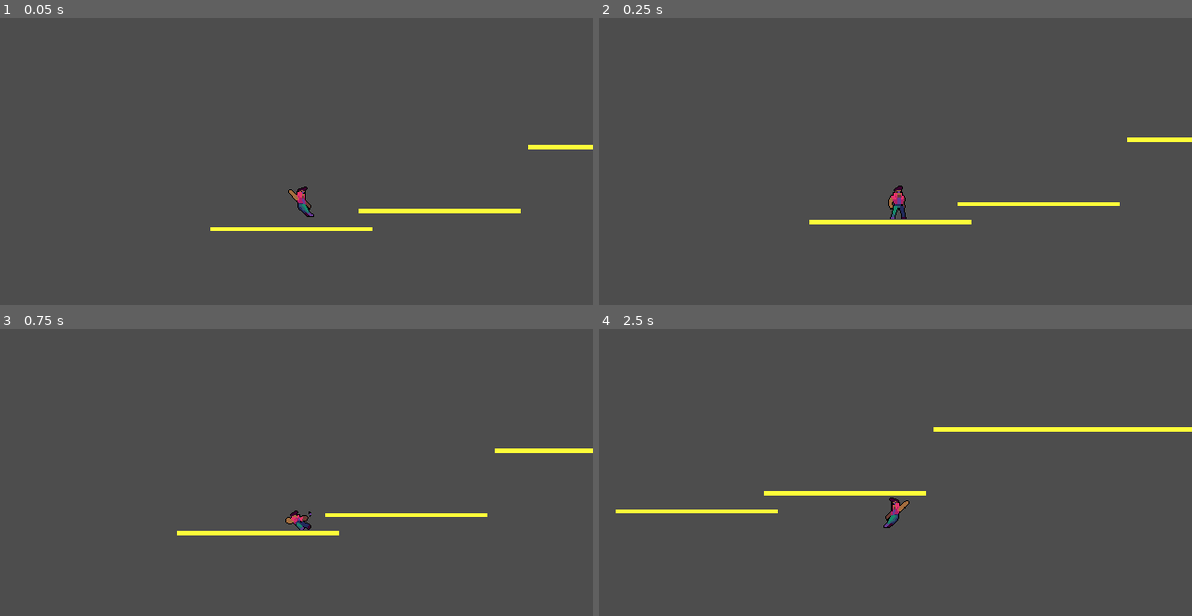
Above: before the commit, frames 1-4 (two rows, left to right).
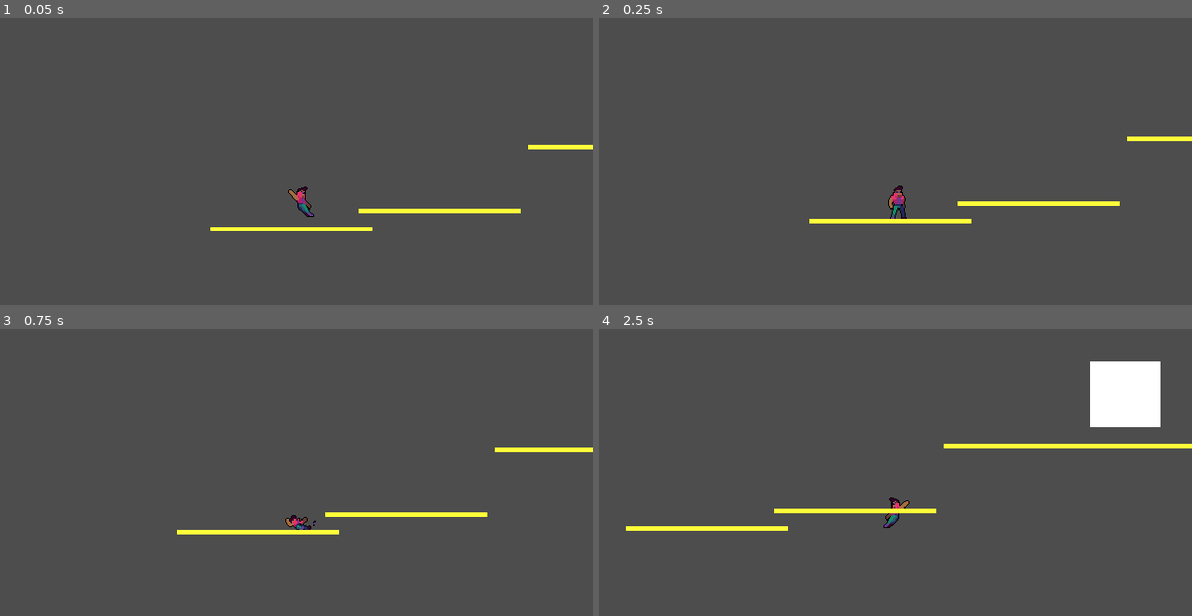
Above: after the commit, the same moments.

Repository: NoahKise/Max_Rush
Game: Godot game, scene res://scenes/world.tscn
Same seed, same stepped clock (60 frames per second), same inputs: the game is played once before the commit and once after it.
Inputs:
- Up to frame 1 (0.05 s): no input
- Up to frame 2 (0.25 s): no input
- Up to frame 3 (0.75 s): hold D (move_right) from 0.53 s (still down); hold S (slide) from 0.53 s (still down)
- Up to frame 4 (2.5 s): tap Space (jump) at 0.77, 0.8, 1.07, 1.35, 1.52, 1.82, 2.3 s; release S (slide) at 1.28 s; tap S (slide) at 1.55 s; release D (move_right) at 2.03 s; hold A (move_left) from 2.03 s (still down); hold S (slide) from 2.03 s (still down)

Frame 1 is identical in both runs. In frame 2, 0.3% of the frame differs, in the area x 35-100%, y 41-72%; in frame 3, 0.5%; in frame 4, 5.8%, in the area x 2-100%, y 11-71%.

Commit message:
duck and slide cshape

Diff:
--- /dev/null
+++ b/resources/player_sliding_cshape.tres
@@ -0,0 +1,4 @@
+[gd_resource type="RectangleShape2D" format=3 uid="uid://c50fp70qw8vvp"]
+
+[resource]
+size = Vector2(36, 28)
--- /dev/null
+++ b/resources/player_standing_cshape.tres
@@ -0,0 +1,4 @@
+[gd_resource type="RectangleShape2D" format=3 uid="uid://diwhf8ls4jmbg"]
+
+[resource]
+size = Vector2(30, 50)
--- /dev/null
+++ b/scenes/box.tscn
@@ -0,0 +1,18 @@
+[gd_scene load_steps=3 format=3 uid="uid://bgrf1ubq03q6y"]
+
+[sub_resource type="QuadMesh" id="QuadMesh_5efol"]
+
+[sub_resource type="RectangleShape2D" id="RectangleShape2D_el0po"]
+size = Vector2(126, 118)
+
+[node name="Box" type="StaticBody2D"]
+position = Vector2(520, -100)
+
+[node name="MeshInstance2D" type="MeshInstance2D" parent="."]
+position = Vector2(-213.75, 8.24999)
+scale = Vector2(125.5, 117.5)
+mesh = SubResource("QuadMesh_5efol")
+
+[node name="CollisionShape2D" type="CollisionShape2D" parent="."]
+position = Vector2(-214, 8)
+shape = SubResource("RectangleShape2D_el0po")
--- a/scenes/player.tscn
+++ b/scenes/player.tscn
@@ -1,14 +1,167 @@
-[gd_scene load_steps=16 format=3 uid="uid://didg2tm83550w"]
+[gd_scene load_steps=17 format=3 uid="uid://didg2tm83550w"]
 
 [ext_resource type="Script" path="res://scripts/player.gd" id="1_x677n"]
 [ext_resource type="Texture2D" uid="uid://828jnuhs2pf6" path="res://assets/textures/Biker_idle.png" id="2_hovvt"]
 [ext_resource type="Texture2D" uid="uid://cxuxabcick3k6" path="res://assets/textures/Biker_run.png" id="3_eiany"]
+[ext_resource type="Shape2D" uid="uid://diwhf8ls4jmbg" path="res://resources/player_standing_cshape.tres" id="3_nhkrg"]
 [ext_resource type="Texture2D" uid="uid://beuf7hetbnnux" path="res://assets/textures/Biker_jump.png" id="4_cgqnh"]
 [ext_resource type="Texture2D" uid="uid://bh3rcqgkyurow" path="res://assets/textures/Biker_doublejump.png" id="5_6gdy5"]
 [ext_resource type="Texture2D" uid="uid://du5k5jl7xpctq" path="res://assets/textures/Biker_death.png" id="6_s58s8"]
 
-[sub_resource type="RectangleShape2D" id="RectangleShape2D_j5y88"]
-size = Vector2(30, 50)
+[sub_resource type="Animation" id="Animation_ky6l1"]
+length = 0.001
+tracks/0/type = "value"
+tracks/0/imported = false
+tracks/0/enabled = true
+tracks/0/path = NodePath("Sprite2D:texture")
+tracks/0/interp = 1
+tracks/0/loop_wrap = true
+tracks/0/keys = {
+"times": PackedFloat32Array(0),
+"transitions": PackedFloat32Array(1),
+"update": 1,
+"values": [ExtResource("2_hovvt")]
+}
+tracks/1/type = "value"
+tracks/1/imported = false
+tracks/1/enabled = true
+tracks/1/path = NodePath("Sprite2D:hframes")
+tracks/1/interp = 1
+tracks/1/loop_wrap = true
+tracks/1/keys = {
+"times": PackedFloat32Array(0),
+"transitions": PackedFloat32Array(1),
+"update": 1,
+"values": [4]
+}
+tracks/2/type = "value"
+tracks/2/imported = false
+tracks/2/enabled = true
+tracks/2/path = NodePath("Sprite2D:vframes")
+tracks/2/interp = 1
+tracks/2/loop_wrap = true
+tracks/2/keys = {
+"times": PackedFloat32Array(0),
+"transitions": PackedFloat32Array(1),
+"update": 1,
+"values": [1]
+}
+tracks/3/type = "value"
+tracks/3/imported = false
+tracks/3/enabled = true
+tracks/3/path = NodePath("Sprite2D:frame")
+tracks/3/interp = 1
+tracks/3/loop_wrap = true
+tracks/3/keys = {
+"times": PackedFloat32Array(0),
+"transitions": PackedFloat32Array(1),
+"update": 1,
+"values": [0]
+}
+
+[sub_resource type="Animation" id="Animation_aaxah"]
+resource_name = "double_jump"
+length = 0.6
+tracks/0/type = "value"
+tracks/0/imported = false
+tracks/0/enabled = true
+tracks/0/path = NodePath("Sprite2D:texture")
+tracks/0/interp = 1
+tracks/0/loop_wrap = true
+tracks/0/keys = {
+"times": PackedFloat32Array(0),
+"transitions": PackedFloat32Array(1),
+"update": 1,
+"values": [ExtResource("5_6gdy5")]
+}
+tracks/1/type = "value"
+tracks/1/imported = false
+tracks/1/enabled = true
+tracks/1/path = NodePath("Sprite2D:hframes")
+tracks/1/interp = 1
+tracks/1/loop_wrap = true
+tracks/1/keys = {
+"times": PackedFloat32Array(0),
+"transitions": PackedFloat32Array(1),
+"update": 1,
+"values": [6]
+}
+tracks/2/type = "value"
+tracks/2/imported = false
+tracks/2/enabled = true
+tracks/2/path = NodePath("Sprite2D:vframes")
+tracks/2/interp = 1
+tracks/2/loop_wrap = true
+tracks/2/keys = {
+"times": PackedFloat32Array(0),
+"transitions": PackedFloat32Array(1),
+"update": 1,
+"values": [1]
+}
+tracks/3/type = "value"
+tracks/3/imported = false
+tracks/3/enabled = true
+tracks/3/path = NodePath("Sprite2D:frame")
+tracks/3/interp = 1
+tracks/3/loop_wrap = true
+tracks/3/keys = {
+"times": PackedFloat32Array(0, 0.1, 0.2, 0.3, 0.4, 0.5),
+"transitions": PackedFloat32Array(1, 1, 1, 1, 1, 1),
+"update": 1,
+"values": [0, 1, 2, 3, 4, 5]
+}
+
+[sub_resource type="Animation" id="Animation_45kvv"]
+resource_name = "fall"
+length = 0.4
+tracks/0/type = "value"
+tracks/0/imported = false
+tracks/0/enabled = true
+tracks/0/path = NodePath("Sprite2D:texture")
+tracks/0/interp = 1
+tracks/0/loop_wrap = true
+tracks/0/keys = {
+"times": PackedFloat32Array(0),
+"transitions": PackedFloat32Array(1),
+"update": 1,
+"values": [ExtResource("4_cgqnh")]
+}
+tracks/1/type = "value"
+tracks/1/imported = false
+tracks/1/enabled = true
+tracks/1/path = NodePath("Sprite2D:hframes")
+tracks/1/interp = 1
+tracks/1/loop_wrap = true
+tracks/1/keys = {
+"times": PackedFloat32Array(0),
+"transitions": PackedFloat32Array(1),
+"update": 1,
+"values": [4]
+}
+tracks/2/type = "value"
+tracks/2/imported = false
+tracks/2/enabled = true
+tracks/2/path = NodePath("Sprite2D:vframes")
+tracks/2/interp = 1
+tracks/2/loop_wrap = true
+tracks/2/keys = {
+"times": PackedFloat32Array(0),
+"transitions": PackedFloat32Array(1),
+"update": 1,
+"values": [1]
+}
+tracks/3/type = "value"
+tracks/3/imported = false
+tracks/3/enabled = true
+tracks/3/path = NodePath("Sprite2D:frame")
+tracks/3/interp = 1
+tracks/3/loop_wrap = true
+tracks/3/keys = {
+"times": PackedFloat32Array(0, 0.2),
+"transitions": PackedFloat32Array(1, 1),
+"update": 1,
+"values": [2, 3]
+}
 
 [sub_resource type="Animation" id="Animation_0taay"]
 resource_name = "idle"
@@ -63,19 +216,20 @@
 "values": [0, 1, 2, 3]
 }
 
-[sub_resource type="Animation" id="Animation_ky6l1"]
-length = 0.001
-tracks/0/type = "value"
-tracks/0/imported = false
-tracks/0/enabled = true
-tracks/0/path = NodePath("Sprite2D:texture")
-tracks/0/interp = 1
-tracks/0/loop_wrap = true
-tracks/0/keys = {
-"times": PackedFloat32Array(0),
-"transitions": PackedFloat32Array(1),
-"update": 1,
-"values": [ExtResource("2_hovvt")]
+[sub_resource type="Animation" id="Animation_3aihr"]
+resource_name = "jump"
+length = 0.4
+tracks/0/type = "value"
+tracks/0/imported = false
+tracks/0/enabled = true
+tracks/0/path = NodePath("Sprite2D:texture")
+tracks/0/interp = 1
+tracks/0/loop_wrap = true
+tracks/0/keys = {
+"times": PackedFloat32Array(0),
+"transitions": PackedFloat32Array(1),
+"update": 1,
+"values": [ExtResource("4_cgqnh")]
 }
 tracks/1/type = "value"
 tracks/1/imported = false
@@ -108,10 +262,10 @@
 tracks/3/interp = 1
 tracks/3/loop_wrap = true
 tracks/3/keys = {
-"times": PackedFloat32Array(0),
-"transitions": PackedFloat32Array(1),
-"update": 1,
-"values": [0]
+"times": PackedFloat32Array(0, 0.2),
+"transitions": PackedFloat32Array(1, 1),
+"update": 1,
+"values": [0, 1]
 }
 
 [sub_resource type="Animation" id="Animation_5abmn"]
@@ -167,162 +321,6 @@
 "values": [0, 1, 2, 3, 4, 5]
 }
 
-[sub_resource type="Animation" id="Animation_3aihr"]
-resource_name = "jump"
-length = 0.4
-tracks/0/type = "value"
-tracks/0/imported = false
-tracks/0/enabled = true
-tracks/0/path = NodePath("Sprite2D:texture")
-tracks/0/interp = 1
-tracks/0/loop_wrap = true
-tracks/0/keys = {
-"times": PackedFloat32Array(0),
-"transitions": PackedFloat32Array(1),
-"update": 1,
-"values": [ExtResource("4_cgqnh")]
-}
-tracks/1/type = "value"
-tracks/1/imported = false
-tracks/1/enabled = true
-tracks/1/path = NodePath("Sprite2D:hframes")
-tracks/1/interp = 1
-tracks/1/loop_wrap = true
-tracks/1/keys = {
-"times": PackedFloat32Array(0),
-"transitions": PackedFloat32Array(1),
-"update": 1,
-"values": [4]
-}
-tracks/2/type = "value"
-tracks/2/imported = false
-tracks/2/enabled = true
-tracks/2/path = NodePath("Sprite2D:vframes")
-tracks/2/interp = 1
-tracks/2/loop_wrap = true
-tracks/2/keys = {
-"times": PackedFloat32Array(0),
-"transitions": PackedFloat32Array(1),
-"update": 1,
-"values": [1]
-}
-tracks/3/type = "value"
-tracks/3/imported = false
-tracks/3/enabled = true
-tracks/3/path = NodePath("Sprite2D:frame")
-tracks/3/interp = 1
-tracks/3/loop_wrap = true
-tracks/3/keys = {
-"times": PackedFloat32Array(0, 0.2),
-"transitions": PackedFloat32Array(1, 1),
-"update": 1,
-"values": [0, 1]
-}
-
-[sub_resource type="Animation" id="Animation_45kvv"]
-resource_name = "fall"
-length = 0.4
-tracks/0/type = "value"
-tracks/0/imported = false
-tracks/0/enabled = true
-tracks/0/path = NodePath("Sprite2D:texture")
-tracks/0/interp = 1
-tracks/0/loop_wrap = true
-tracks/0/keys = {
-"times": PackedFloat32Array(0),
-"transitions": PackedFloat32Array(1),
-"update": 1,
-"values": [ExtResource("4_cgqnh")]
-}
-tracks/1/type = "value"
-tracks/1/imported = false
-tracks/1/enabled = true
-tracks/1/path = NodePath("Sprite2D:hframes")
-tracks/1/interp = 1
-tracks/1/loop_wrap = true
-tracks/1/keys = {
-"times": PackedFloat32Array(0),
-"transitions": PackedFloat32Array(1),
-"update": 1,
-"values": [4]
-}
-tracks/2/type = "value"
-tracks/2/imported = false
-tracks/2/enabled = true
-tracks/2/path = NodePath("Sprite2D:vframes")
-tracks/2/interp = 1
-tracks/2/loop_wrap = true
-tracks/2/keys = {
-"times": PackedFloat32Array(0),
-"transitions": PackedFloat32Array(1),
-"update": 1,
-"values": [1]
-}
-tracks/3/type = "value"
-tracks/3/imported = false
-tracks/3/enabled = true
-tracks/3/path = NodePath("Sprite2D:frame")
-tracks/3/interp = 1
-tracks/3/loop_wrap = true
-tracks/3/keys = {
-"times": PackedFloat32Array(0, 0.2),
-"transitions": PackedFloat32Array(1, 1),
-"update": 1,
-"values": [2, 3]
-}
-
-[sub_resource type="Animation" id="Animation_aaxah"]
-resource_name = "double_jump"
-length = 0.6
-tracks/0/type = "value"
-tracks/0/imported = false
-tracks/0/enabled = true
-tracks/0/path = NodePath("Sprite2D:texture")
-tracks/0/interp = 1
-tracks/0/loop_wrap = true
-tracks/0/keys = {
-"times": PackedFloat32Array(0),
-"transitions": PackedFloat32Array(1),
-"update": 1,
-"values": [ExtResource("5_6gdy5")]
-}
-tracks/1/type = "value"
-tracks/1/imported = false
-tracks/1/enabled = true
-tracks/1/path = NodePath("Sprite2D:hframes")
-tracks/1/interp = 1
-tracks/1/loop_wrap = true
-tracks/1/keys = {
-"times": PackedFloat32Array(0),
-"transitions": PackedFloat32Array(1),
-"update": 1,
-"values": [6]
-}
-tracks/2/type = "value"
-tracks/2/imported = false
-tracks/2/enabled = true
-tracks/2/path = NodePath("Sprite2D:vframes")
-tracks/2/interp = 1
-tracks/2/loop_wrap = true
-tracks/2/keys = {
-"times": PackedFloat32Array(0),
-"transitions": PackedFloat32Array(1),
-"update": 1,
-"values": [1]
-}
-tracks/3/type = "value"
-tracks/3/imported = false
-tracks/3/enabled = true
-tracks/3/path = NodePath("Sprite2D:frame")
-tracks/3/interp = 1
-tracks/3/loop_wrap = true
-tracks/3/keys = {
-"times": PackedFloat32Array(0, 0.1, 0.2, 0.3, 0.4, 0.5),
-"transitions": PackedFloat32Array(1, 1, 1, 1, 1, 1),
-"update": 1,
-"values": [0, 1, 2, 3, 4, 5]
-}
-
 [sub_resource type="Animation" id="Animation_28stg"]
 resource_name = "slide"
 tracks/0/type = "value"
@@ -371,13 +369,66 @@
 "times": PackedFloat32Array(0, 0.1, 0.2, 0.3, 0.4, 0.5, 0.6, 0.7, 0.8, 0.9),
 "transitions": PackedFloat32Array(1, 1, 1, 1, 1, 1, 1, 1, 1, 1),
 "update": 1,
-"values": [1, 2, 3, 4, 4, 4, 4, 3, 2, 1]
+"values": [3, 3, 3, 4, 4, 4, 4, 3, 3, 3]
+}
+
+[sub_resource type="Animation" id="Animation_n0do3"]
+resource_name = "duck"
+length = 0.1
+tracks/0/type = "value"
+tracks/0/imported = false
+tracks/0/enabled = true
+tracks/0/path = NodePath("Sprite2D:texture")
+tracks/0/interp = 1
+tracks/0/loop_wrap = true
+tracks/0/keys = {
+"times": PackedFloat32Array(0),
+"transitions": PackedFloat32Array(1),
+"update": 1,
+"values": [ExtResource("6_s58s8")]
+}
+tracks/1/type = "value"
+tracks/1/imported = false
+tracks/1/enabled = true
+tracks/1/path = NodePath("Sprite2D:hframes")
+tracks/1/interp = 1
+tracks/1/loop_wrap = true
+tracks/1/keys = {
+"times": PackedFloat32Array(0),
+"transitions": PackedFloat32Array(1),
+"update": 1,
+"values": [6]
+}
+tracks/2/type = "value"
+tracks/2/imported = false
+tracks/2/enabled = true
+tracks/2/path = NodePath("Sprite2D:vframes")
+tracks/2/interp = 1
+tracks/2/loop_wrap = true
+tracks/2/keys = {
+"times": PackedFloat32Array(0),
+"transitions": PackedFloat32Array(1),
+"update": 1,
+"values": [1]
+}
+tracks/3/type = "value"
+tracks/3/imported = false
+tracks/3/enabled = true
+tracks/3/path = NodePath("Sprite2D:frame")
+tracks/3/interp = 1
+tracks/3/loop_wrap = true
+tracks/3/keys = {
+"times": PackedFloat32Array(0),
+"transitions": PackedFloat32Array(1),
+"update": 1,
+"values": [2]
 }
 
 [sub_resource type="AnimationLibrary" id="AnimationLibrary_8smb0"]
 _data = {
 "RESET": SubResource("Animation_ky6l1"),
 "double_jump": SubResource("Animation_aaxah"),
+"duck": SubResource("Animation_n0do3"),
 "fall": SubResource("Animation_45kvv"),
 "idle": SubResource("Animation_0taay"),
 "jump": SubResource("Animation_3aihr"),
@@ -397,8 +448,8 @@
 hframes = 4
 
 [node name="CollisionShape2D" type="CollisionShape2D" parent="."]
-position = Vector2(0, -25)
-shape = SubResource("RectangleShape2D_j5y88")
+position = Vector2(1, -26)
+shape = ExtResource("3_nhkrg")
 
 [node name="Camera2D" type="Camera2D" parent="."]
 position = Vector2(-5, -63)
@@ -408,3 +459,12 @@
 libraries = {
 "": SubResource("AnimationLibrary_8smb0")
 }
+
+[node name="SlideRaycast1" type="RayCast2D" parent="."]
+position = Vector2(-13, -26)
+target_position = Vector2(0, -30)
+
+[node name="SlideRaycast2" type="RayCast2D" parent="."]
+position = Vector2(15, -26)
+target_position = Vector2(0, -30)
+collide_with_areas = true
--- a/scenes/world.tscn
+++ b/scenes/world.tscn
@@ -1,6 +1,7 @@
-[gd_scene load_steps=4 format=3 uid="uid://c8rlca6ptedhg"]
+[gd_scene load_steps=5 format=3 uid="uid://c8rlca6ptedhg"]
 
 [ext_resource type="PackedScene" uid="uid://didg2tm83550w" path="res://scenes/player.tscn" id="1_x0s5n"]
+[ext_resource type="PackedScene" uid="uid://bgrf1ubq03q6y" path="res://scenes/box.tscn" id="2_5o01w"]
 
 [sub_resource type="QuadMesh" id="QuadMesh_xrfae"]
 
@@ -51,3 +52,6 @@
 [node name="CollisionShape2D" type="CollisionShape2D" parent="Platform4"]
 position = Vector2(507.25, 447.25)
 shape = SubResource("RectangleShape2D_dfq3o")
+
+[node name="Box" parent="." instance=ExtResource("2_5o01w")]
+position = Vector2(1112, -75)
--- a/scripts/player.gd
+++ b/scripts/player.gd
@@ -6,11 +6,19 @@
 
 @onready var ap = $AnimationPlayer
 @onready var sprite = $Sprite2D
+@onready var cshape = $CollisionShape2D
+@onready var slideRaycast1 = $SlideRaycast1
+@onready var slideRaycast2 = $SlideRaycast2
+
+var standing_cshape = preload("res://resources/player_standing_cshape.tres")
+var sliding_cshape = preload("res://resources/player_sliding_cshape.tres")
 
 var jump_max = 2
 var jump_count = 0
 var slide_max = 1
 var slide_count = 0
+var is_sliding = false
+var stuck_under_object = false
 
 func _physics_process(delta):
 	if !is_on_floor():
@@ -27,13 +35,24 @@
 
 	var horizontal_direction = Input.get_axis("move_left", "move_right")
 
+	if Input.is_action_just_pressed("slide"):
+		slide()
+	elif Input.is_action_just_released("slide"):
+		if above_empty():
+			stand()
+		else:
+			if stuck_under_object != true:
+				stuck_under_object = true
+
+	if stuck_under_object && above_empty():
+		if !Input.is_action_pressed("slide"):
+			stand()
+			stuck_under_object = false
+
 	if horizontal_direction != 0:
 		switch_direction(horizontal_direction)
 
 	velocity.x = speed * 2 * horizontal_direction
-
-	print("Speed:", speed)
-	print("Velocity.x:", velocity.x)
 
 	move_and_slide()
 
@@ -42,11 +61,15 @@
 func update_animations(horizontal_direction):
 	if is_on_floor():
 		if horizontal_direction == 0:
-			ap.play("idle")
-		elif Input.is_action_pressed("slide"):
-			ap.play("slide")
+			if is_sliding:
+				ap.play("duck")
+			else:
+				ap.play("idle")
 		else:
-			ap.play("run")
+			if is_sliding:
+				ap.play("slide")
+			else:
+				ap.play("run")
 	else:
 		if velocity.y < 0 && jump_count == 2:
 			ap.play("double_jump")
@@ -57,3 +80,20 @@
 func switch_direction(horizontal_direction):
 	sprite.flip_h = (horizontal_direction == -1)
 	sprite.position.x = horizontal_direction * 18
+
+func slide():
+	if is_sliding:
+		return
+	is_sliding = true
+	cshape.shape = sliding_cshape
+	cshape.position.y = -15
+func stand():
+	if is_sliding == false:
+		return
+	is_sliding = false
+	cshape.shape = standing_cshape
+	cshape.position.y = -26
+
+func above_empty() -> bool:
+	var result = !slideRaycast1.is_colliding() && !slideRaycast2.is_colliding()
+	return result
